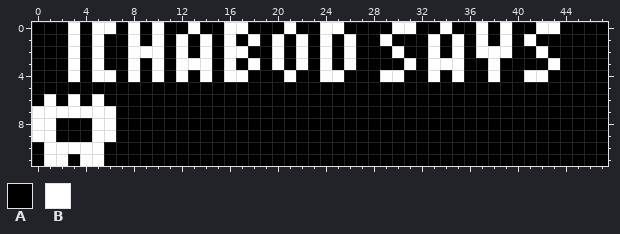
Two versions of one pixel-art file, art/lobby/ghost-1-say.ase. Above, as it was before the edit.
48x12 pixels, 1 frame.
Palette (. is transparent): A #000000  B #ffffff
Pixels before, first column x 0:
 0 AAABABBABABAABAABBAAABAABBAAAABBAABAABABAABBAAAA
 1 AAABABAABABABABABABABABABABAABAAABABABABABAAAAAA
 2 AAABABAABBBABABABBAABABABABAAABAABABABBBAABAAAAA
 3 AAABABAABABABBBABABABABABABAAAABABBBAABAAAABAAAA
 4 AAABABBABABABABABBAAABAABBAAABBAABABAABAABBAAAAA
 5 AAAAAAAAAAAAAAAAAAAAAAAAAAAAAAAAAAAAAAAAAAAAAAAA
 6 ABABABAAAAAAAAAAAAAAAAAAAAAAAAAAAAAAAAAAAAAAAAAA
 7 BBBBBBBAAAAAAAAAAAAAAAAAAAAAAAAAAAAAAAAAAAAAAAAA
 8 BBAAABBAAAAAAAAAAAAAAAAAAAAAAAAAAAAAAAAAAAAAAAAA
 9 BBAAABBAAAAAAAAAAAAAAAAAAAAAAAAAAAAAAAAAAAAAAAAA
10 ABBBBBAAAAAAAAAAAAAAAAAAAAAAAAAAAAAAAAAAAAAAAAAA
11 ABBABBAAAAAAAAAAAAAAAAAAAAAAAAAAAAAAAAAAAAAAAAAA
After:
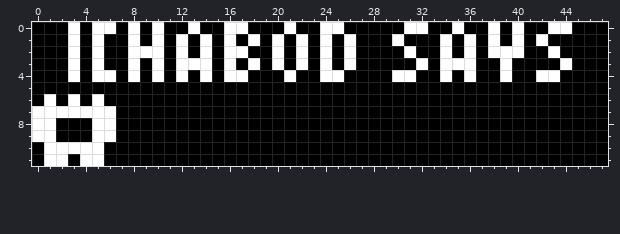
Difference:
Changed rows in their new state; - is an unchanged pixel.
first column x 29:
 0 -A-B-AB-ABAB-A-B
 1 AB--ABABABABAB--
 2 -AB-ABABA--B-AB-
 3 --ABA--B-AB---AB
 4 A-B-ABAB-AB-A-B-
